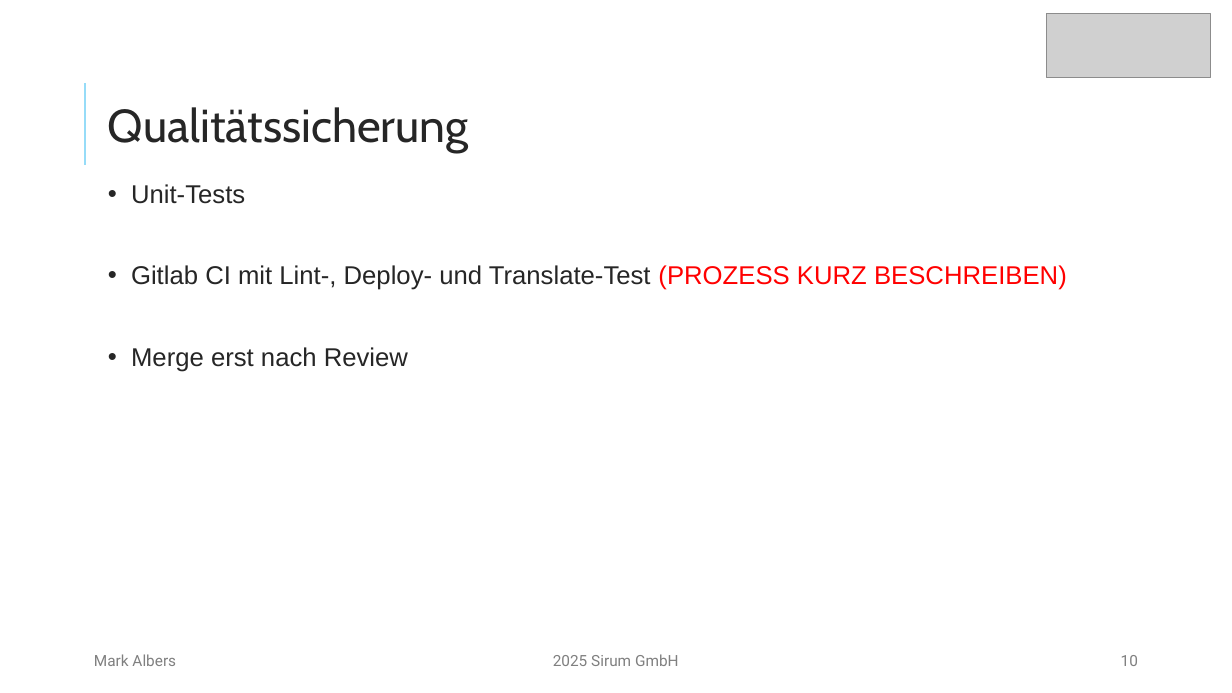
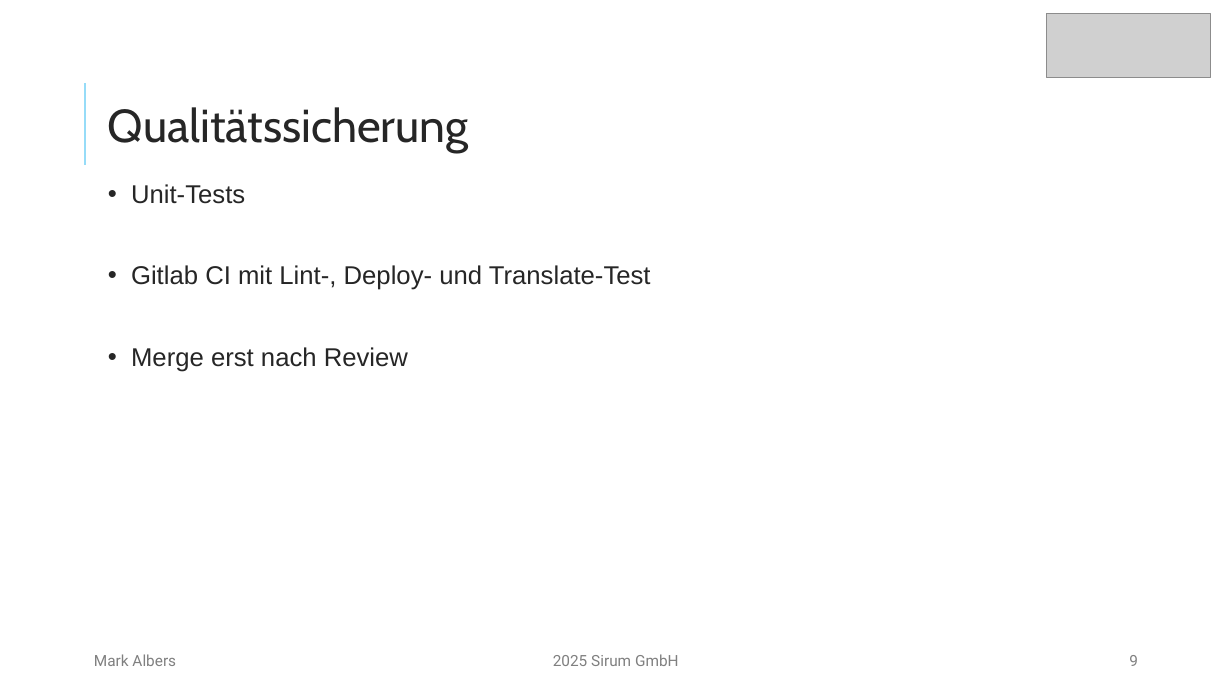
Before and after one commit to mork02/IHK-Projekt, a slide deck: slide 9 of Präsentation/Entwicklung eines Odoo-Moduls zur ZIP-komprimierten Dateiverwaltung im Dokumentenmanagementsystem.pptx (slide 10 before the commit). Drawn at 1232x693 pixels with LibreOffice and Linux fonts; fonts in the diff are those of the drawing; grey boxes stand for pictures. Boxes give left, top, right and bottom in pixels: in the first picture for what was removed or moved away, otherwise in the second. Text is boxed around its words. In the diff, an @@ line names an element or a change of style, - is before the commit and + after.

```diff
--- a/Präsentation/Entwicklung eines Odoo-Moduls zur ZIP-komprimierten Dateiverwaltung im Dokumentenmanagementsystem.pptx
+++ b/Präsentation/Entwicklung eines Odoo-Moduls zur ZIP-komprimierten Dateiverwaltung im Dokumentenmanagementsystem.pptx
@@ text at [131,265,651,290]: text changed @@
-• Gitlab CI mit Lint-, Deploy- und Translate-Test (PROZESS KURZ BESCHREIBEN)
+• Gitlab CI mit Lint-, Deploy- und Translate-Test
@@ page number at [1129,655,1138,666]: text changed @@
-10
+9
```
Also in this commit, not shown: 5 other slides changed, 1 slide removed, 1 other file.
